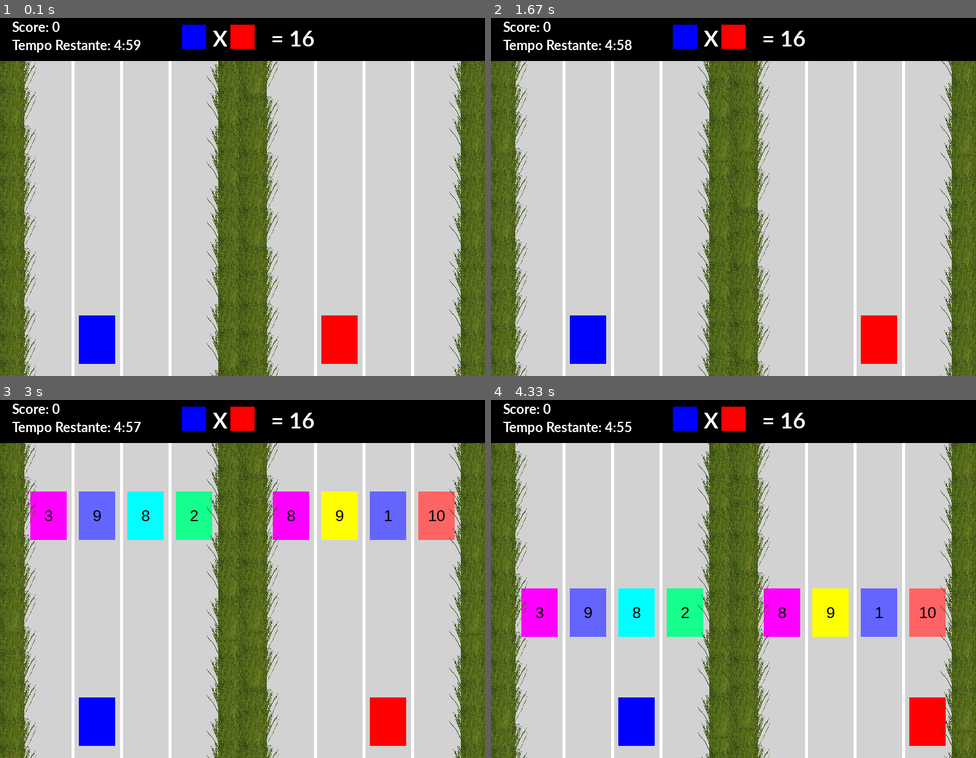
Above: before the commit, frames 1-4 (two rows, left to right).
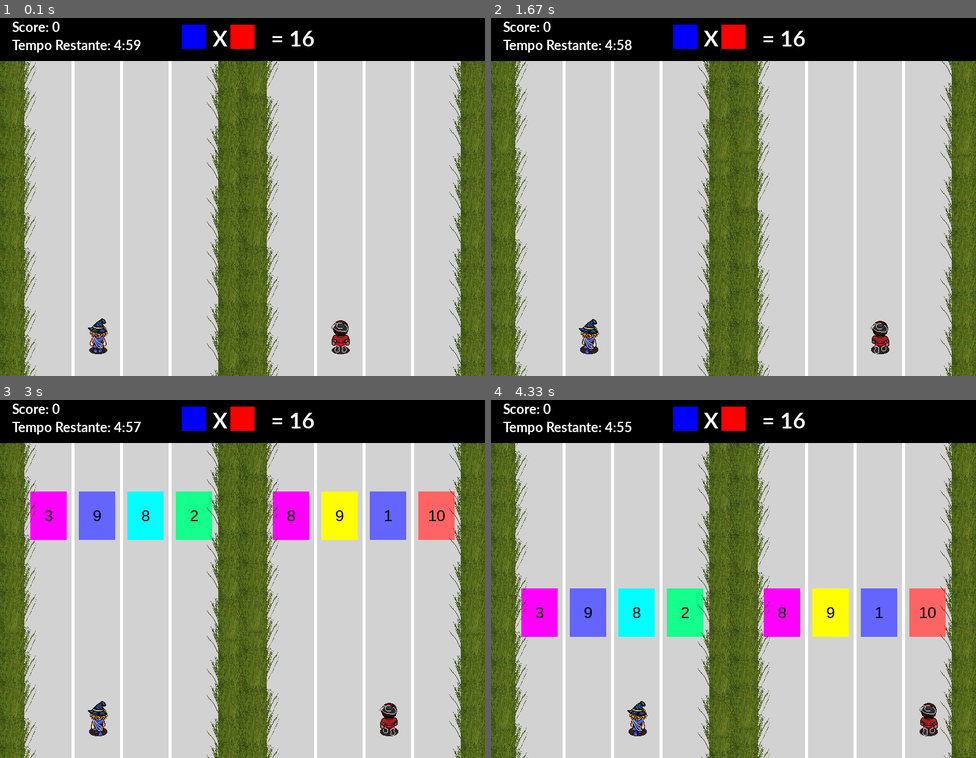
Above: after the commit, the same moments.

Repository: GabrielAhlert/jogo-tabuada-pygame
Game: pygame game, started from main.py
Two runs of this game, one before a commit and one after it. Both use one fixed random seed, a clock stepped at 60 frames per second and the inputs below.
Inputs:
- Up to frame 1 (0.1 s): no input
- Up to frame 2 (1.67 s): hold Right 0.33-0.8 s; hold Right 0.83-1.3 s; hold D 0.83-1.3 s; hold Left from 1.33 s (still down); hold A from 1.33 s (still down)
- Up to frame 3 (3 s): release Left at 1.87 s; release A at 1.87 s; hold Left 1.9-2.3 s; hold A 1.9-2.3 s; hold Right 2.33-2.97 s; hold D 2.33-2.97 s
- Up to frame 4 (4.33 s): hold Left 3-3.47 s; hold A 3-3.47 s; hold Right 3.5-3.97 s; hold D 3.5-3.97 s; hold Right from 4 s (still down); hold D from 4 s (still down)

The runs differ from the first frame. In frame 1, 2.0% of the frame differs, in the area x 16-74%, y 83-97%; in frame 2, 2.0%; in frame 3, 2.0%; in frame 4, 2.0%.

Commit message:
Add player sprite

Diff:
--- a/main.py
+++ b/main.py
@@ -27,18 +27,18 @@
 SCREENHEIGHT=600
 
 size = (SCREENWIDTH, SCREENHEIGHT)
-screen = pygame.display.set_mode(size, pygame.FULLSCREEN)
+screen = pygame.display.set_mode(size, pygame.FULLSCREEN|pygame.SCALED)
 pygame.display.set_caption("Tabuada")
 
 #This will be a list that will contain all the sprites we intend to use in our game.
 all_sprites_list = pygame.sprite.Group()
 
 
-playerPlayer1 = Player(DARKBLUE, 60, 80, 70)
+playerPlayer1 = Player(DARKBLUE, 60, 80, 70, "girl.png")
 playerPlayer1.rect.x = 130
 playerPlayer1.rect.y = SCREENHEIGHT - 100
 
-playerPlayer2 = Player(DARKRED, 60, 80, 70)
+playerPlayer2 = Player(DARKRED, 60, 80, 70, "boy.png")
 playerPlayer2.rect.x = 530
 playerPlayer2.rect.y = SCREENHEIGHT - 100
 
--- a/player.py
+++ b/player.py
@@ -1,18 +1,48 @@
+from typing import Any
 import pygame
+
 WHITE = (255, 255, 255)
+
+class spritesheet(object):
+    def __init__(self, filename):
+        try:
+            self.sheet = pygame.image.load(filename).convert()
+        except pygame.error as message:
+            print ('Unable to load spritesheet image:'), filename
+            raise SystemExit(message)
+    # Load a specific image from a specific rectangle
+    def image_at(self, rectangle, colorkey = None):
+        "Loads image from x,y,x+offset,y+offset"
+        rect = pygame.Rect(rectangle)
+        image = pygame.Surface(rect.size).convert()
+        image.blit(self.sheet, (0, 0), rect)
+        if colorkey is not None:
+            if colorkey is -1:
+                colorkey = image.get_at((0,0))
+            image.set_colorkey(colorkey, pygame.RLEACCEL)
+        return image
+    # Load a whole bunch of images and return them as a list
+    def images_at(self, rects, colorkey = None):
+        "Loads multiple images, supply a list of coordinates"
+        return [self.image_at(rect, colorkey) for rect in rects]
+    # Load a whole strip of images
+    def load_strip(self, rect, image_count, colorkey = None):
+        "Loads a strip of images and returns them as a list"
+        tups = [(rect[0]+rect[2]*x, rect[1], rect[2], rect[3])
+                for x in range(image_count)]
+        return self.images_at(tups, colorkey)
+
+
 
 class Player(pygame.sprite.Sprite):
     #This class represents a Player. It derives from the "Sprite" class in Pygame.
 
-    def __init__(self, color, width, height, speed):
+    def __init__(self, color, width, height, speed, sprite_location):
         # Call the parent class (Sprite) constructor
         super().__init__()
 
         # Pass in the color of the Player, and its x and y position, width and height.
         # Set the background color and set it to be transparent
-        self.image = pygame.Surface([width, height])
-        self.image.fill(WHITE)
-        self.image.set_colorkey(WHITE)
 
         #Initialise attributes of the Player.
         self.width=width
@@ -20,14 +50,27 @@
         self.color = color
         self.speed = speed
 
-        # Draw the Player (a rectangle!)
-        pygame.draw.rect(self.image, self.color, [0, 0, self.width, self.height])
 
         # Instead we could load a proper picture of a Player...
-        # self.image = pygame.image.load("Player.png").convert_alpha()
+        ss = spritesheet(sprite_location)
+        self.images = ss.images_at([(0, 512, 64, 64), (64, 512, 64, 64), (128, 512, 64, 64), (192, 512, 64, 64), (256, 512, 64, 64), (320, 512, 64, 64), (384, 512, 64, 64), (448, 512, 64, 64), (512, 512, 64, 64)], colorkey = -1)
+
+        self.image = self.images[0]
+        self.current_image = 0
+
+        self.auxTimer = 0
 
         # Fetch the rectangle object that has the dimensions of the image.
         self.rect = self.image.get_rect()
+
+    def update(self, *args: Any, **kwargs: Any) -> None:
+        if self.auxTimer == 5:
+            self.current_image = (self.current_image + 1) % len(self.images)
+            self.image = self.images[self.current_image]
+            self.auxTimer = 0
+        else:
+            self.auxTimer += 1
+        return super().update(*args, **kwargs)
 
     def moveRight(self, pixels):
         self.rect.x += pixels
Binary file added: boy.png
Binary file added: girl.png
